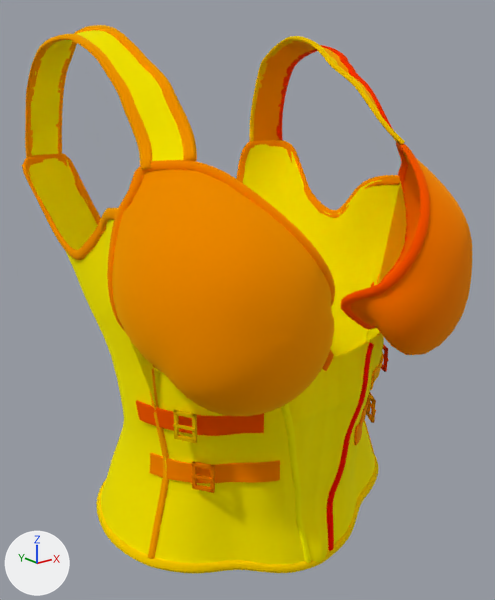
Before and after pictures for a commit that changed the glTF model godot/art/armor/body_p1/src/kit_bodice/kit_bodice.glb.
Rendered twice from a 50 mm lens placed at (-0.382, -0.491, 1.526), pointed at (-0.006, -0.022, 1.338). The lights are fixed; the arrows at lower left show +X, +Y and +Z. The first picture is the older version. Vertices at exactly the same position are counted once.

Objects in the first picture: 'bodice_plate', 'bodice_straps', 'bodice_trim' and 5 more.
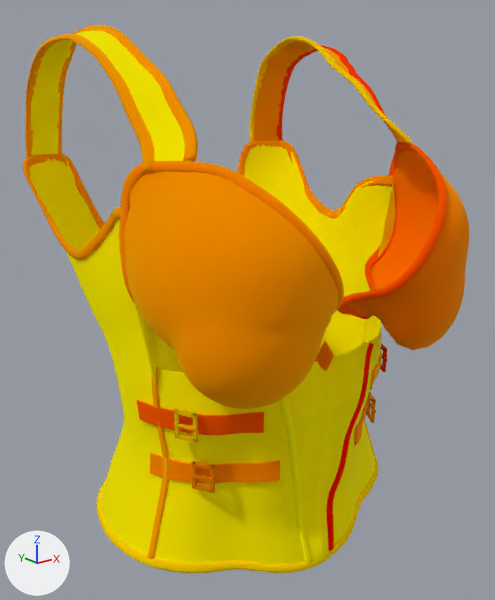
Location of each change, [x1, y1, x2, y2] in pixels of the pictures (495 x 600 px; the box of a moved part takes in the faces that stretch with it):
```json
{"object": "bodice_plate", "change": "reshaped", "before": [28, 30, 472, 565], "after": [28, 30, 469, 565]}
{"object": "bodice_trim", "change": "reshaped", "before": [22, 25, 430, 573], "after": [23, 25, 447, 573]}
{"part": 1, "of": "me_bodice_plate", "change": "moved or reshaped", "before": [73, 55, 472, 445], "after": [74, 55, 469, 445]}
{"part": 2, "of": "me_bodice_trim", "change": "rebuilt", "before": [22, 140, 400, 260], "after": [23, 140, 394, 260]}
{"part": 3, "of": "me_bodice_trim", "change": "moved or reshaped", "before": [58, 25, 430, 430], "after": [58, 25, 447, 430]}
```

Edits to the scene script, one JSON object a line:
```json
{"block": "me_bodice_plate", "where": "# used by ob_bodice_plate; location = (0.0, 0.0, 0.0)"}
{"op": "remove", "block": "me_bodice_plate", "code": "me_bodice_plate.from_pydata(...)  # 8888 vertices, 17760 faces; spans x -0.168..0.168, y -0.177..0.121, z 1.11..1.569"}
{"op": "add", "block": "me_bodice_plate", "code": "me_bodice_plate.from_pydata(...)  # 8888 vertices, 17760 faces; spans x -0.156..0.156, y -0.177..0.121, z 1.11..1.569"}
{"block": "me_bodice_plate", "change": "me_bodice_plate part 1: 3657 of 8888 vertices moved; they spanned x -0.168..0.168, y -0.177..0.031, z 1.262..1.549 and now span x -0.156..0.156, y -0.177..0.031, z 1.262..1.549; mean shift (0.0, 0.001, 0.001); largest move (0.127, -0.055, 1.316) -> (0.11, -0.072, 1.337)"}
{"block": "me_bodice_trim", "where": "# used by ob_bodice_trim; location = (0.0, 0.0, 0.0)"}
{"op": "remove", "block": "me_bodice_trim", "code": "me_bodice_trim.from_pydata(...)  # 4436 vertices, 8832 faces; spans x -0.166..0.166, y -0.166..0.124, z 1.107..1.572"}
{"op": "add", "block": "me_bodice_trim", "code": "me_bodice_trim.from_pydata(...)  # 4412 vertices, 8784 faces; spans x -0.158..0.158, y -0.176..0.124, z 1.107..1.572"}
{"block": "me_bodice_trim", "change": "me_bodice_trim part 2: the loose piece of 758 vertices spanning x -0.158..0.158, y -0.062..0.124, z 1.357..1.467 is rebuilt with 752 vertices and now spans x -0.158..0.158, y -0.06..0.124, z 1.357..1.467"}
{"block": "me_bodice_trim", "change": "me_bodice_trim part 3: 401 vertices moved from x -0.136..0.139, y -0.13..0.116, z 1.265..1.572 to x -0.134..0.139, y -0.13..0.116, z 1.265..1.572; 1336 vertices removed from x -0.166..0.166, y -0.166..0.061, z 1.286..1.572; 1318 vertices added at x -0.153..0.152, y -0.176..0.059, z 1.286..1.572"}
```
